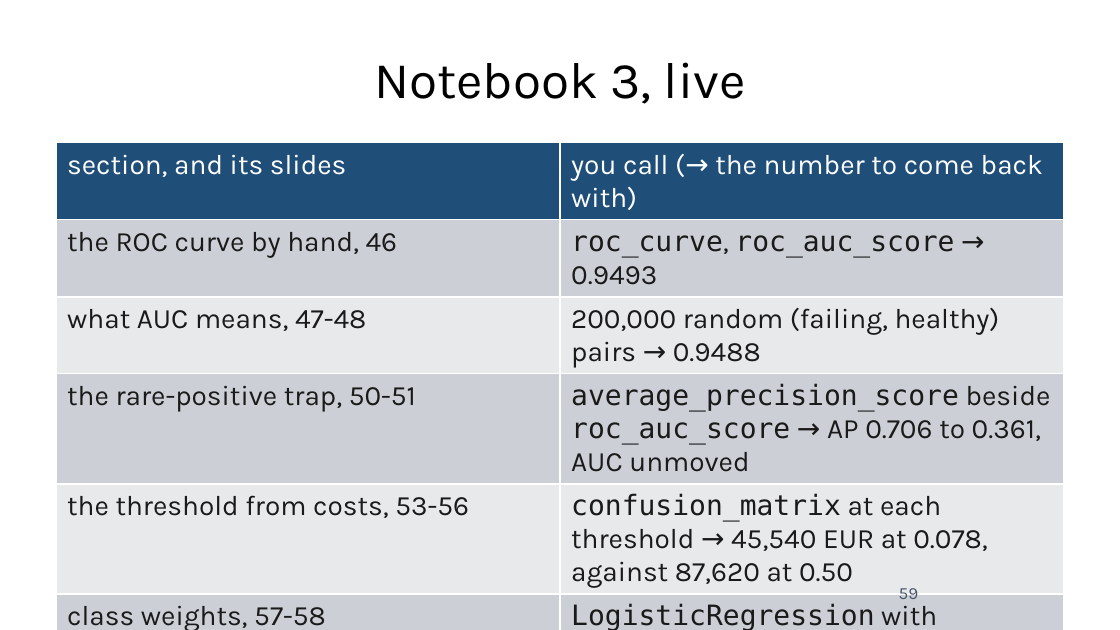
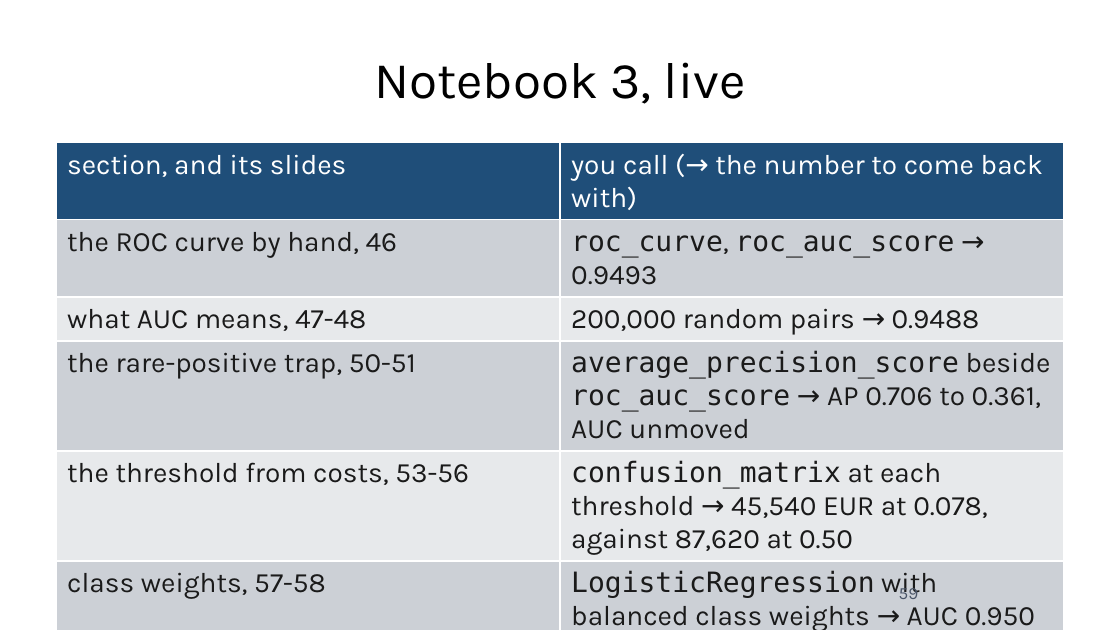
Before and after one commit to fabioantonini/technologies-for-artificial-intelligence, a slide deck: slide 59 of Lessons/04_classification_and_metrics/Slides/classification_and_metrics_slides.pptx. Drawn at 1120x630 pixels with LibreOffice and Linux fonts; fonts in the diff are those of the drawing; background and template pictures are left out. Boxes give left, top, right and bottom in pixels: in the first picture for what was removed or moved away, otherwise in the second. Text is boxed around its words. In the diff, an @@ line names an element or a change of style, - is before the commit and + after.

```diff
--- a/Lessons/04_classification_and_metrics/Slides/classification_and_metrics_slides.pptx
+++ b/Lessons/04_classification_and_metrics/Slides/classification_and_metrics_slides.pptx
@@ table at (56, 143, 1064, 630) @@
-row 3, column 2: 200,000 random (failing, healthy) pairs → 0.9488
+row 3, column 2: 200,000 random pairs → 0.9488
+row 8: or in class: atoms 7-10 and 12 | Consolidation/, notebook 04
```
Also in this commit, not shown: 2 other slides changed, 4 other files.
